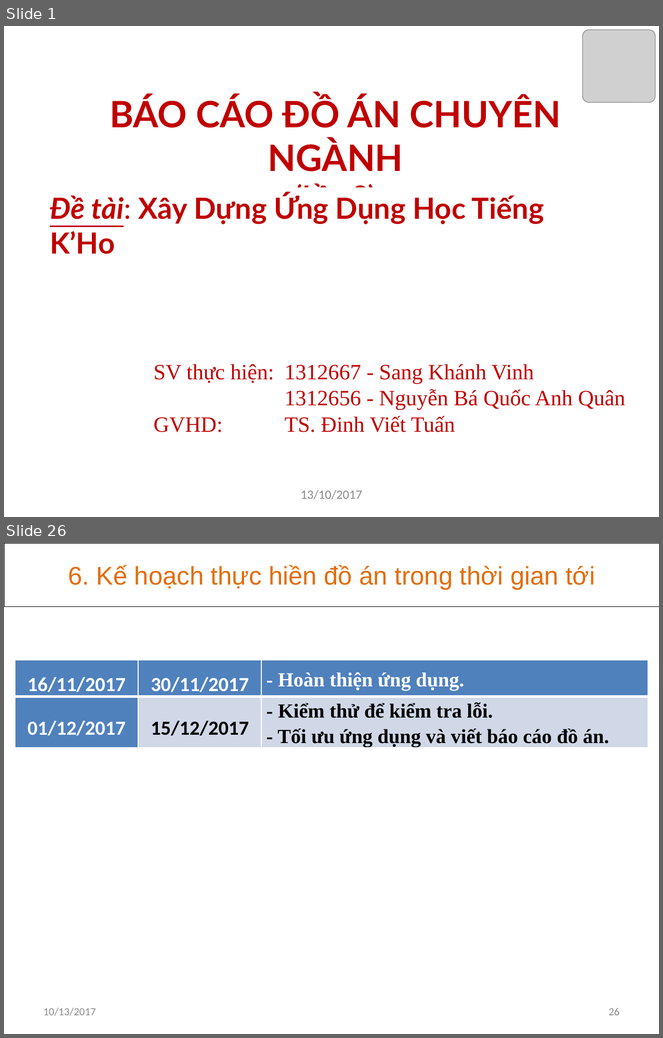
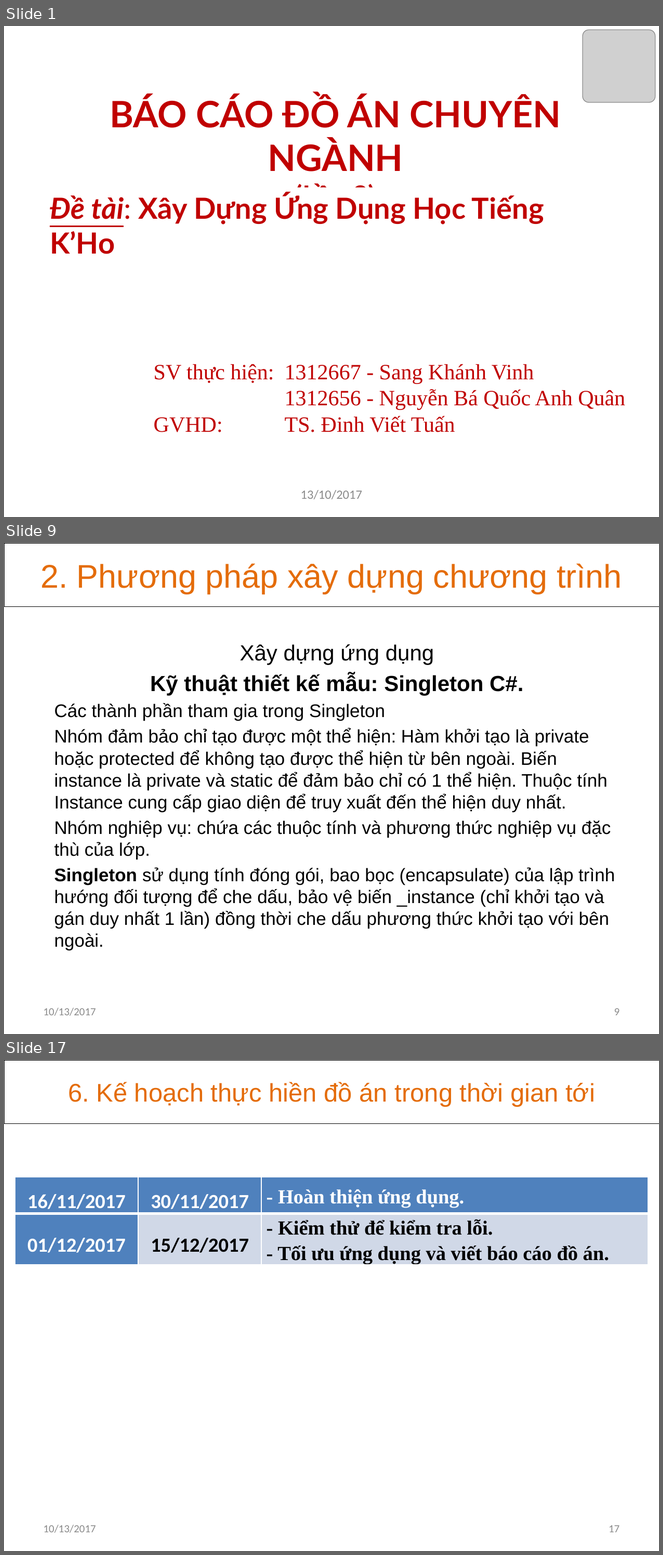
Before and after one commit to khanhvinhit/Do-An, a slide deck: THESIS/DACN_UD_Hoc_KHo_CTK37_BaoCao_D2.pptx. Shown one above the other, each under a label of ours: slides 1 and 26 before the commit, slides 1, 9 and 17 after it; the slides between them are not shown. The pictures are 663x1038 and 663x1555 pixels, drawn with LibreOffice and Linux fonts; fonts in the diff are those of the drawing; grey boxes stand for pictures. Boxes give left, top, right and bottom in pixels: in the first picture for what was removed or moved away, otherwise in the second. Text is boxed around its words. In the diff, an @@ line names an element or a change of style, - is before the commit and + after.

```diff
--- a/THESIS/DACN_UD_Hoc_KHo_CTK37_BaoCao_D2.pptx
+++ b/THESIS/DACN_UD_Hoc_KHo_CTK37_BaoCao_D2.pptx
@@ slide 9 added at [4,543,659,1034], background #FFFFFF @@
@@ rectangle added at [4,543,659,606], outline #000000 0.25 pt, 36 pt, text #E46C0A @@
+2. Phương pháp xây dựng chương trình
@@ subtitle added at [54,644,615,950], 20 pt, text #000000 @@
+Xây dựng ứng dụng
+Kỹ thuật thiết kế mẫu: Singleton C#.
+Các thành phần tham gia trong Singleton
+Nhóm đảm bảo chỉ tạo được một thể hiện: Hàm khởi tạo là private hoặc protected để không tạo được thể hiện từ bên ngoài. Biến instance là private và static để đảm bảo chỉ có 1 thể hiện. Thuộc tính Instance cung cấp giao diện để truy xuất đến thể hiện duy nhất.
+Nhóm nghiệp vụ: chứa các thuộc tính và phương thức nghiệp vụ đặc thù của lớp.
+Singleton sử dụng tính đóng gói, bao bọc (encapsulate) của lập trình hướng đối tượng để che dấu, bảo vệ biến _instance (chỉ khởi tạo và gán duy nhất 1 lần) đồng thời che dấu phương thức khởi tạo với bên ngoài.
@@ text added at [44,1008,96,1016], 12 pt, text #8C8C8C @@
+10/13/2017
@@ page number added at [614,1008,620,1016], 12 pt, text #8C8C8C @@
+9
@@ what was slide 26 is now slide 17 @@
@@ page number at [609,1525,620,1533]: text changed @@
-26
+17
```
Also in this commit, not shown: 9 slides changed, 5 other slides added, 15 slides removed, 1 other file.
